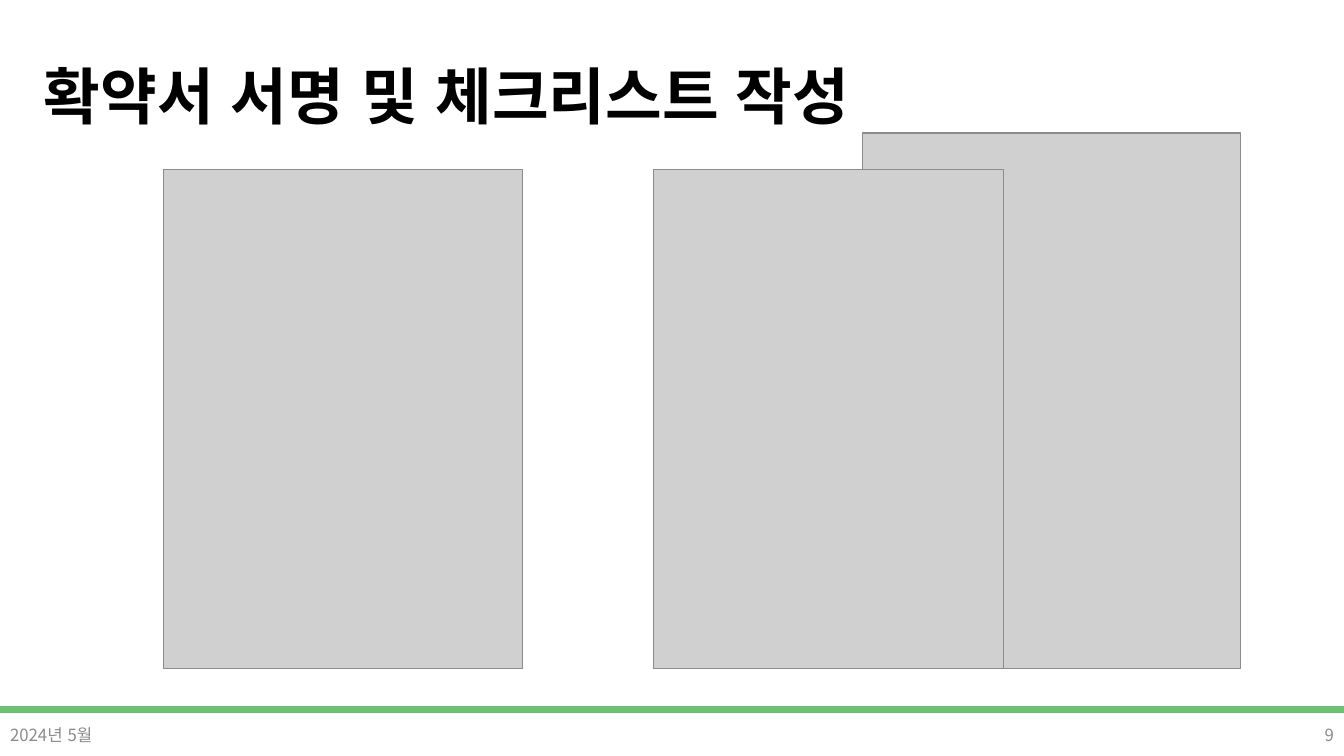
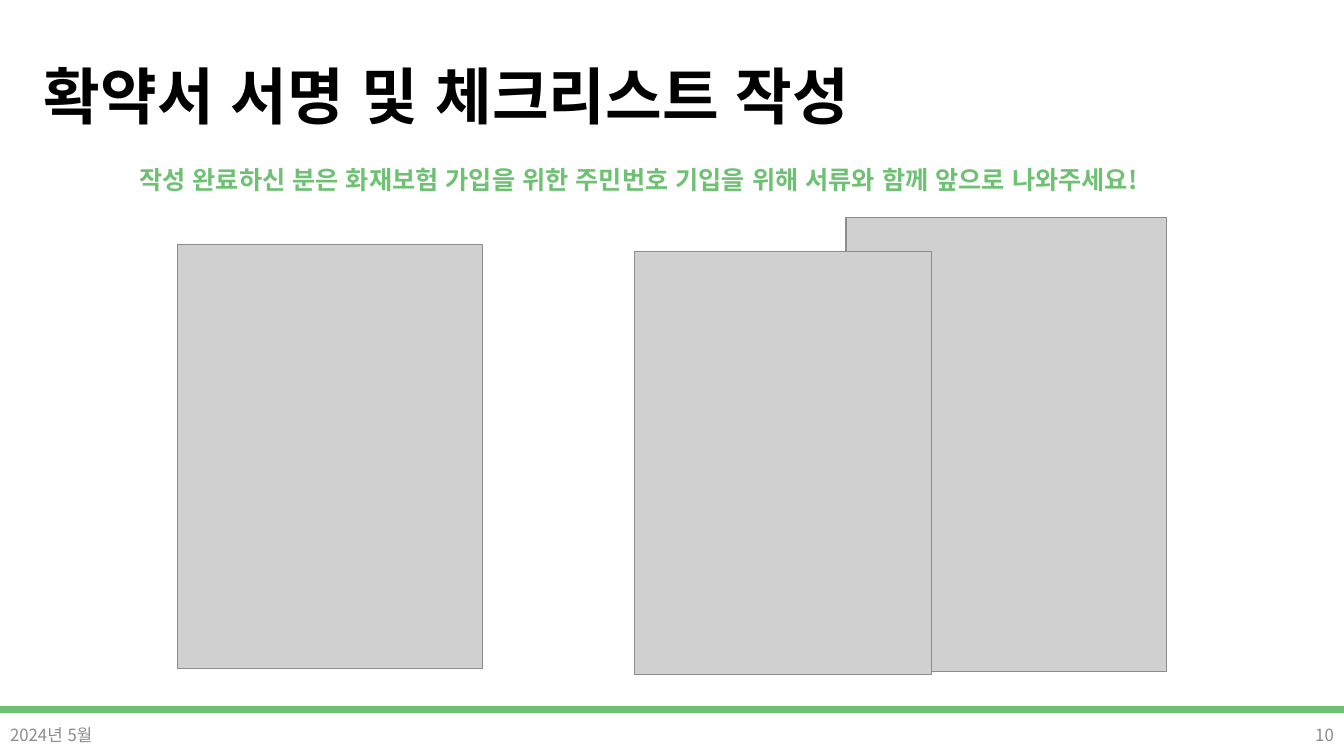
Before and after one commit to DevDamon0527/SeSAC_Yeongdeungpo_Campus_6th, a slide deck: slide 10 of material/[SeSAC_YDP_6] 01_ot,git.pptx (slide 9 before the commit). Drawn at 1344x756 pixels with LibreOffice and Linux fonts; fonts in the diff are those of the drawing; grey boxes stand for pictures; background and template pictures are left out. Boxes give left, top, right and bottom in pixels: in the first picture for what was removed or moved away, otherwise in the second. Text is boxed around its words. In the diff, an @@ line names an element or a change of style, - is before the commit and + after.

```diff
--- a/material/[SeSAC_YDP_6] 01_ot,git.pptx
+++ b/material/[SeSAC_YDP_6] 01_ot,git.pptx
@@ text added at [139, 167, 1137, 191], 18 pt, text #6EC173, bold @@
+작성 완료하신 분은 화재보험 가입을 위한 주민번호 기입을 위해 서류와 함께 앞으로 나와주세요!
@@ picture: place and size @@
-picture at [863, 133, 1241, 668]
+picture at [846, 218, 1167, 673]
@@ picture: place and size @@
-picture at [164, 169, 523, 668]
+picture at [177, 245, 483, 669]
@@ picture: place and size @@
-picture at [653, 169, 1003, 668]
+picture at [634, 251, 932, 675]
@@ page number at [1315, 728, 1334, 741]: text changed @@
-9
+10
```
Also in this commit, not shown: 1 other slide changed, 1 slide added.
